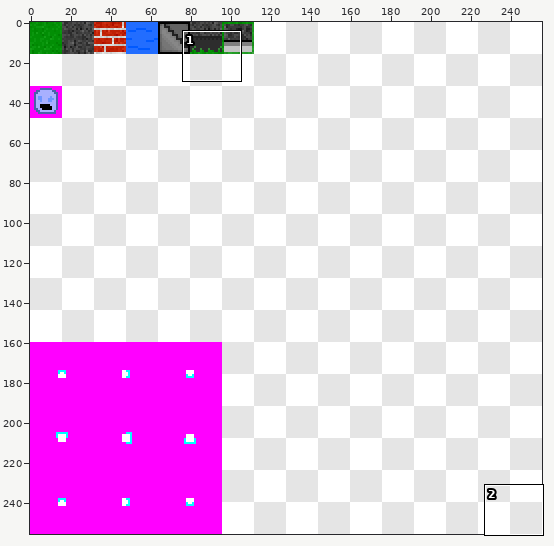
One commit to this sprite sheet: Gambit/bin/textures/spritesheet.png. The picture above shows the old version from afar; the outline marks the close-up.
Close-up. Before:
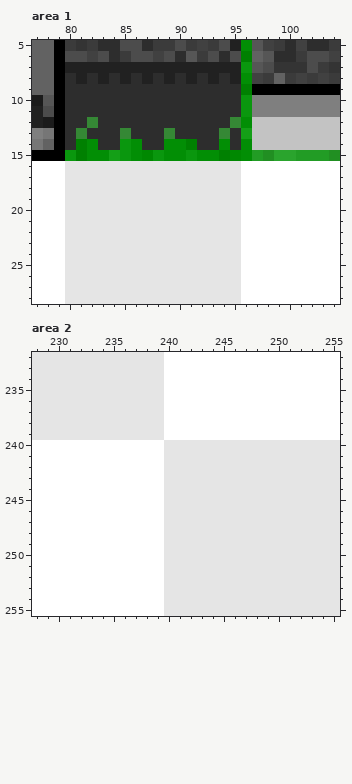
The file is 256x256 pixels. Colours within 5 levels of each other are drawn and written as one. Shown: area 1: x 77..104, y 5..28; area 2: x 228..255, y 232..255.
New version:
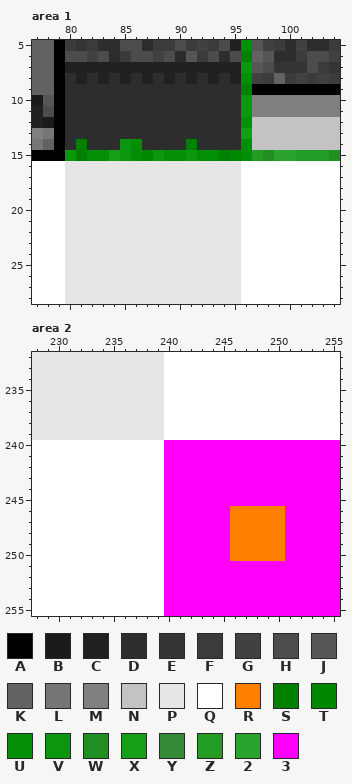
Palette (. is transparent): A #000000  B #1b1b1b  C #212121  D #2d2d2d  E #343434  F #3b3b3b  G #414141  H #4c4c4c  J #565656  K #626262  L #767676  M #7f7f7f  N #c3c3c3  P #e5e5e5  Q #ffffff  R #ff7f00  S #008001  T #008801  U #028e05  V #0a970e  W #218f22  X #149f17  Y #358835  Z #229c25  2 #2aa42d  3 #ff00ff
The edit:
--- area 1
@@ x 79..97 @@
 11 ADDDDDDDDDDDDDDDDVM
-12 ADDYDDDDDDDDDDDDYUN
-13 ADYDDDYDDDYDDDDYDXN
-14 ADSUDDVUDDUUSDDUDUN
+12 ADDDDDDDDDDDDDDDDUN
+13 ADDDDDDDDDDDDDDDDXN
+14 ADSDDDVUDDDDSDDDDUN
 15 AVSUUXVUTVUUVUUSTUZ
--- area 2
@@ x 238..255 @@
 239 PPQQQQQQQQQQQQQQQQ
-240 QQPPPPPPPPPPPPPPPP
-241 QQPPPPPPPPPPPPPPPP
-242 QQPPPPPPPPPPPPPPPP
-243 QQPPPPPPPPPPPPPPPP
-244 QQPPPPPPPPPPPPPPPP
-245 QQPPPPPPPPPPPPPPPP
-246 QQPPPPPPPPPPPPPPPP
-247 QQPPPPPPPPPPPPPPPP
-248 QQPPPPPPPPPPPPPPPP
-249 QQPPPPPPPPPPPPPPPP
-250 QQPPPPPPPPPPPPPPPP
-251 QQPPPPPPPPPPPPPPPP
-252 QQPPPPPPPPPPPPPPPP
-253 QQPPPPPPPPPPPPPPPP
-254 QQPPPPPPPPPPPPPPPP
-255 QQPPPPPPPPPPPPPPPP
+240 QQ3333333333333333
+241 QQ3333333333333333
+242 QQ3333333333333333
+243 QQ3333333333333333
+244 QQ3333333333333333
+245 QQ3333333333333333
+246 QQ333333RRRRR33333
+247 QQ333333RRRRR33333
+248 QQ333333RRRRR33333
+249 QQ333333RRRRR33333
+250 QQ333333RRRRR33333
+251 QQ3333333333333333
+252 QQ3333333333333333
+253 QQ3333333333333333
+254 QQ3333333333333333
+255 QQ3333333333333333
Where, in picture pixels (left, top, right, bottom), the same in both close-ups:
changed: (76, 117, 131, 150)
changed: (164, 117, 241, 150)
changed: (164, 440, 340, 616)
